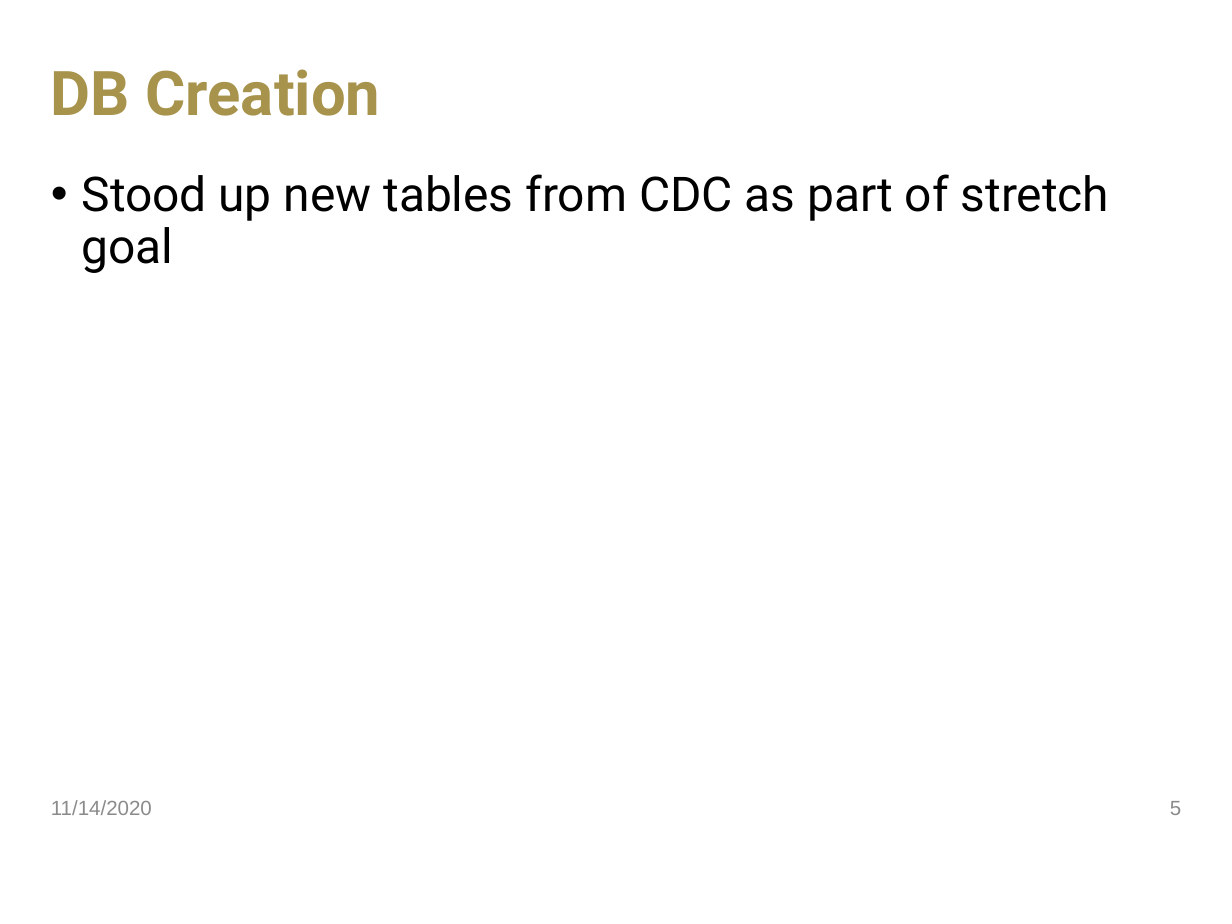
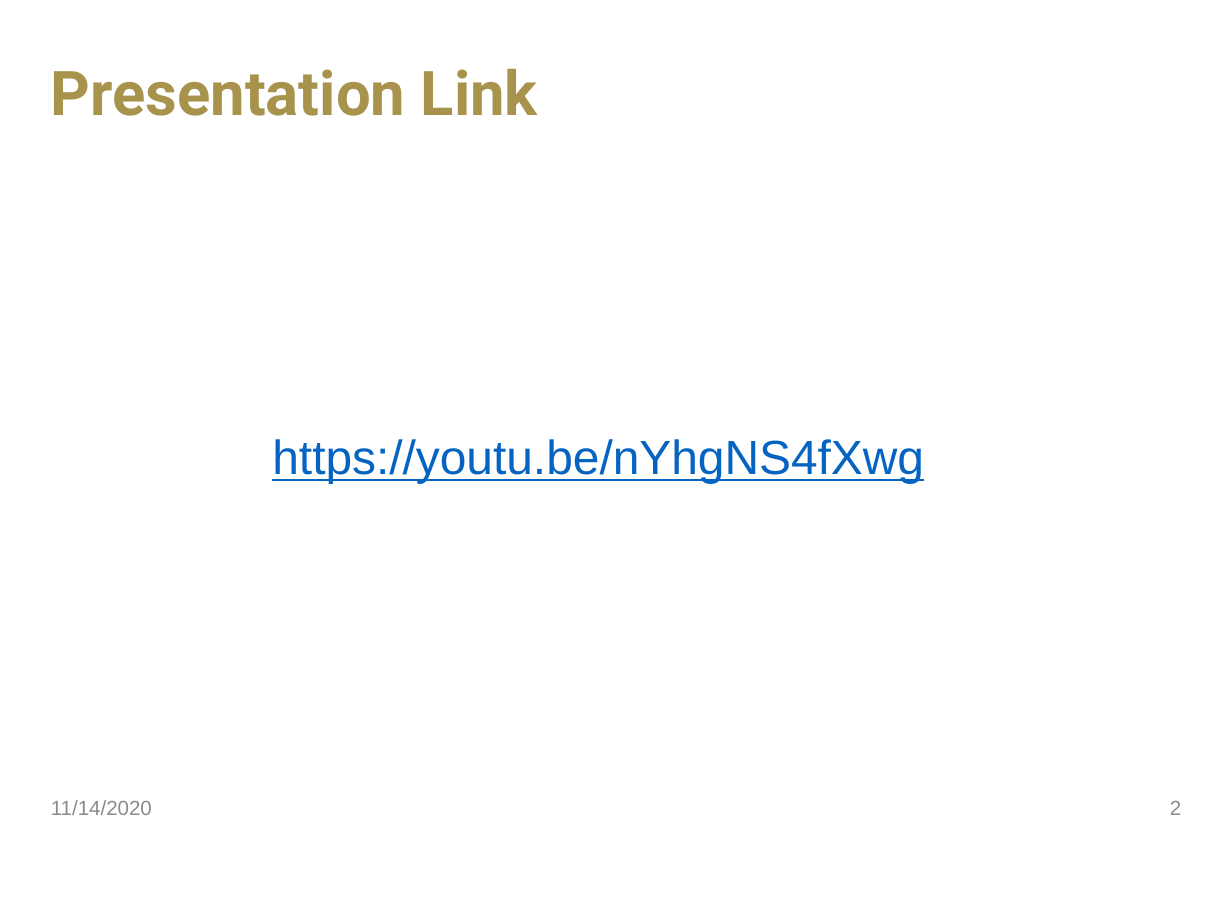
Before and after one commit to jdavis470/National-Firefighter-Registry, a slide deck: slide 2 of collateral/Team 55 Sprint 6.pptx (slide 5 before the commit). Drawn at 1232x924 pixels with LibreOffice and Linux fonts; fonts in the diff are those of the drawing; background and template pictures are left out. Boxes give left, top, right and bottom in pixels: in the first picture for what was removed or moved away, otherwise in the second. Text is boxed around its words. In the diff, an @@ line names an element or a change of style, - is before the commit and + after.

```diff
--- a/collateral/Team 55 Sprint 6.pptx
+++ b/collateral/Team 55 Sprint 6.pptx
@@ title at [51, 68, 538, 116]: text changed @@
-DB Creation
+Presentation Link
@@ text removed at [82, 174, 1110, 273] @@
-• Stood up new tables from CDC as part of stretch goal
@@ text added at [272, 439, 924, 484], 28 pt, text #0563C1, underline @@
+https://youtu.be/nYhgNS4fXwg
@@ page number at [1170, 801, 1181, 815]: text changed @@
-5
+2
```
Also in this commit, not shown: 1 other slide changed, 1 slide removed, 1 other file.
